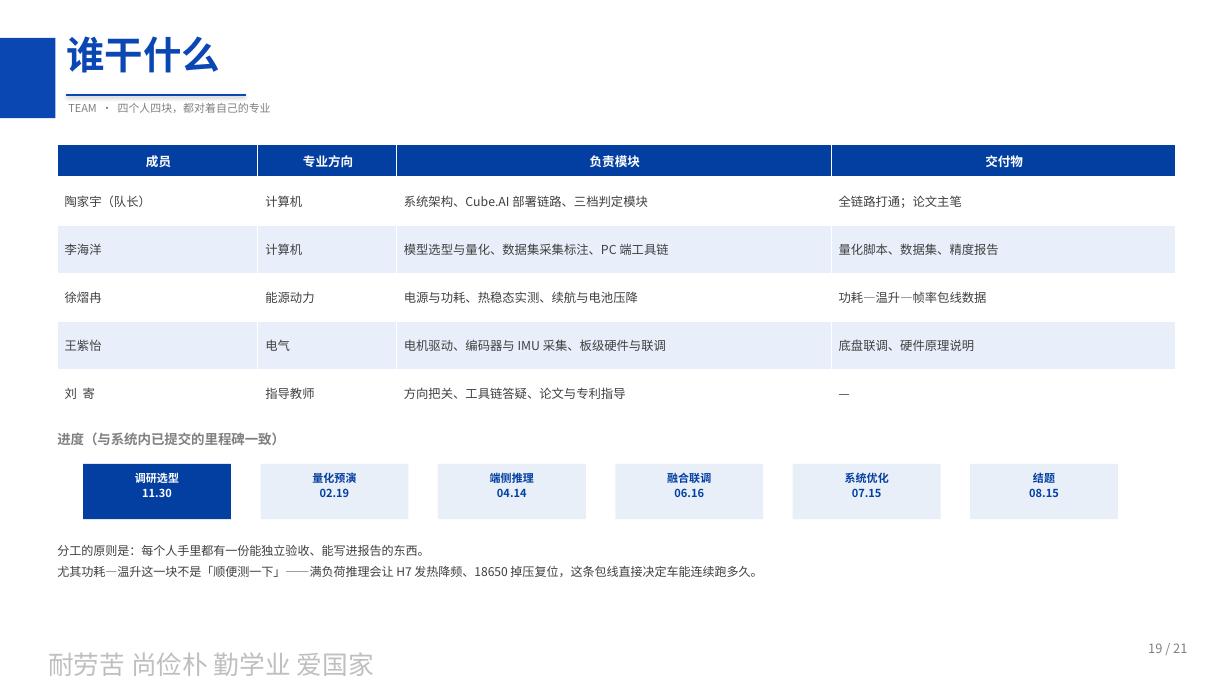
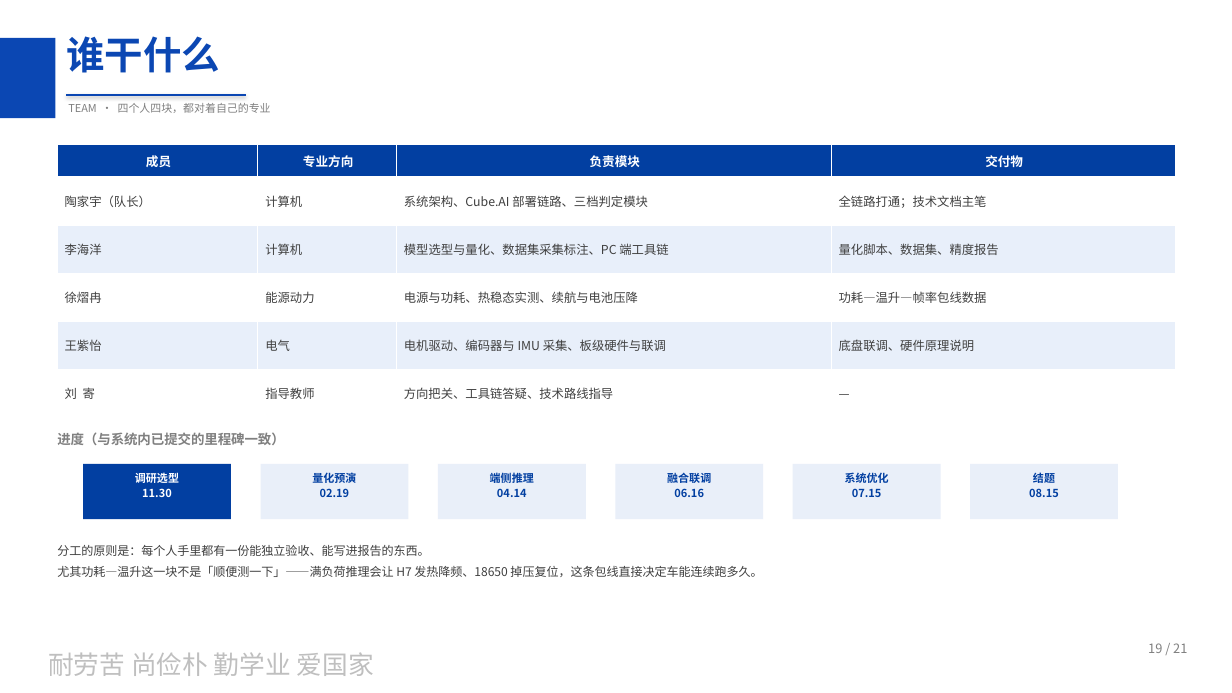
Before and after one commit to peach-ai280/srtp-tiny-detect-car, a slide deck: slide 19 of docs/01_立项/立项答辩_20261020.pptx. Drawn at 1232x693 pixels with LibreOffice and Linux fonts; fonts in the diff are those of the drawing; background and template pictures are left out. Boxes give left, top, right and bottom in pixels: in the first picture for what was removed or moved away, otherwise in the second. Text is boxed around its words. In the diff, an @@ line names an element or a change of style, - is before the commit and + after.

```diff
--- a/docs/01_立项/立项答辩_20261020.pptx
+++ b/docs/01_立项/立项答辩_20261020.pptx
@@ table at (x1=57, y1=144, x2=1176, y2=418) @@
-row 2, column 4: 全链路打通；论文主笔
+row 2, column 4: 全链路打通；技术文档主笔
-row 6, column 3: 方向把关、工具链答疑、论文与专利指导
+row 6, column 3: 方向把关、工具链答疑、技术路线指导
```
Also in this commit, not shown: 4 other slides changed, 5 other files.
